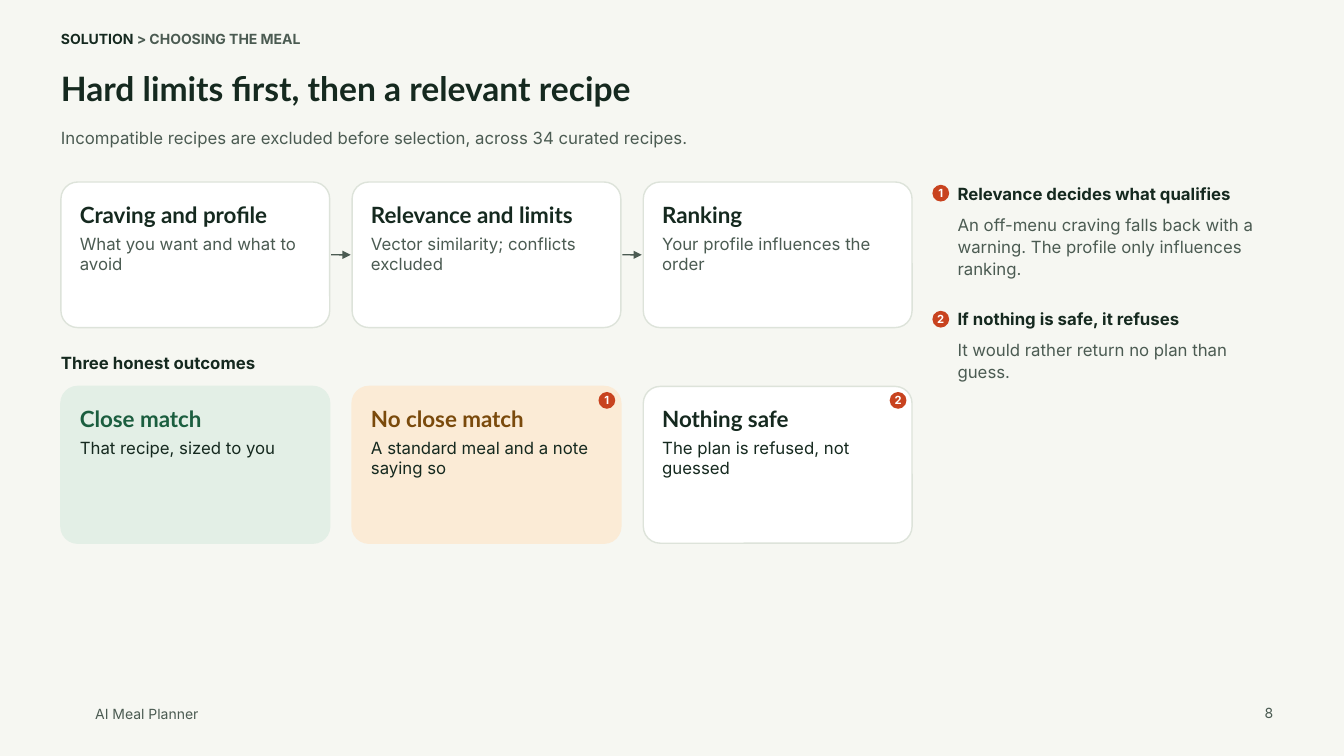
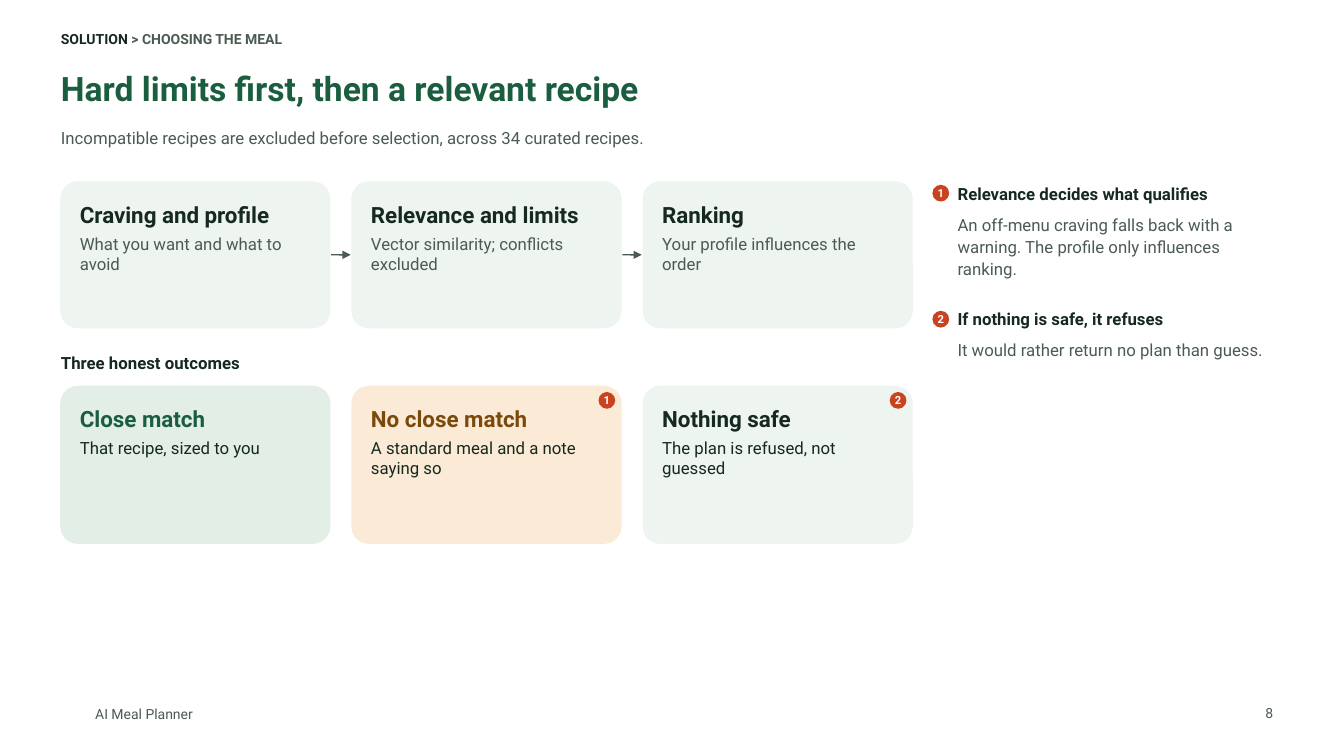
Before and after one commit to tuannm3812/ai-meal-planner, a slide deck: slide 8 of docs/showcase/ai-meal-planner-deck.pptx. Drawn at 1344x756 pixels with LibreOffice and Linux fonts; fonts in the diff are those of the drawing; background and template pictures are left out. Boxes give left, top, right and bottom in pixels: in the first picture for what was removed or moved away, otherwise in the second. Text is boxed around its words. In the diff, an @@ line names an element or a change of style, - is before the commit and + after.

```diff
--- a/docs/showcase/ai-meal-planner-deck.pptx
+++ b/docs/showcase/ai-meal-planner-deck.pptx
@@ background #F6F7F2 to #FFFFFF @@
@@ title "Hard limits first, then a ..." at (x1=61, y1=75, x2=639, y2=108): font Lato to Roboto, text colour #15291F to #1B5E3F @@
@@ rounded rectangle "Craving and profile" at (x1=60, y1=182, x2=330, y2=328): font Lato to Roboto in "Craving and profile"; font Inter to Roboto in "What you want and what to avoid"; fill #FFFFFF to #EEF4EF; outline #DDE3DA 1 pt to #EEF4EF 1 pt @@
@@ rounded rectangle "Relevance and limits" at (x1=352, y1=182, x2=621, y2=328): font Lato to Roboto in "Relevance and limits"; font Inter to Roboto in "Vector similarity; conflicts excluded"; fill #FFFFFF to #EEF4EF; outline #DDE3DA 1 pt to #EEF4EF 1 pt @@
@@ rounded rectangle "Ranking" at (x1=643, y1=182, x2=912, y2=328): font Lato to Roboto in "Ranking"; font Inter to Roboto in "Your profile influences the order"; fill #FFFFFF to #EEF4EF; outline #DDE3DA 1 pt to #EEF4EF 1 pt @@
@@ rounded rectangle "Close match" at (x1=60, y1=386, x2=330, y2=543): font Lato to Roboto in "Close match"; font Inter to Roboto in "That recipe, sized to you" @@
@@ rounded rectangle "No close match" at (x1=352, y1=386, x2=621, y2=543): font Lato to Roboto in "No close match"; font Inter to Roboto in "A standard meal and a note saying ..." @@
@@ rounded rectangle "Nothing safe" at (x1=643, y1=386, x2=912, y2=543): font Lato to Roboto in "Nothing safe"; font Inter to Roboto in "The plan is refused, not guessed"; fill #FFFFFF to #EEF4EF; outline #DDE3DA 1 pt to #EEF4EF 1 pt @@
@@ font Inter to Roboto in 9 elements at (x1=61, y1=34, x2=282, y2=44), (x1=61, y1=131, x2=644, y2=148), (x1=61, y1=356, x2=240, y2=369), (x1=599, y1=392, x2=616, y2=409), (x1=890, y1=392, x2=907, y2=409), (x1=958, y1=218, x2=1262, y2=360), (x1=933, y1=185, x2=950, y2=202), (x1=1265, y1=708, x2=1273, y2=718), (x1=95, y1=708, x2=193, y2=719) @@
```
Also in this commit, not shown: 12 other slides changed, 1 slide added, 1 slide removed, 9 other files.
